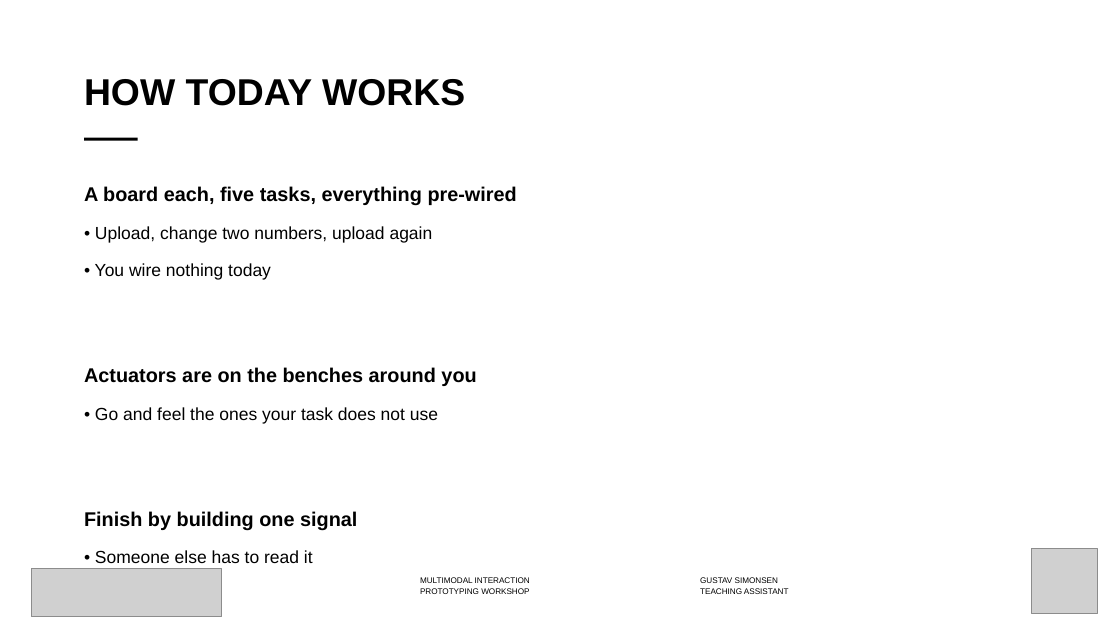
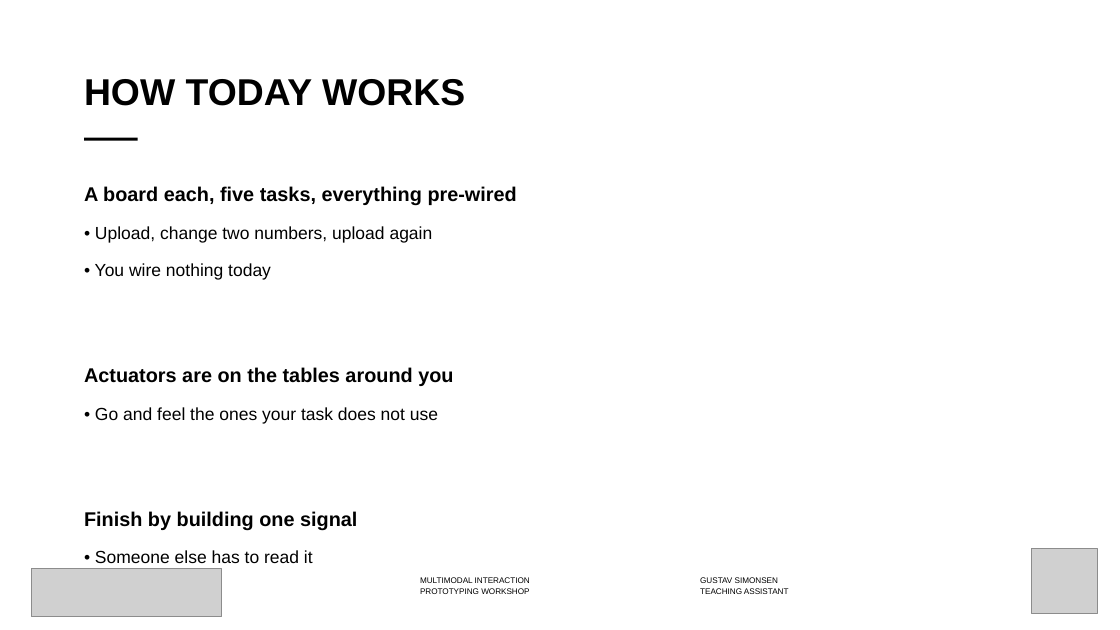
Before and after one commit to labtools-au/multimodal-actuator-workshop, a slide deck: slide 4 of docs/multimodal-actuator-workshop.pptx (slide 3 before the commit). Drawn at 1120x630 pixels with LibreOffice and Linux fonts; fonts in the diff are those of the drawing; grey boxes stand for pictures; background and template pictures are left out. Boxes give left, top, right and bottom in pixels: in the first picture for what was removed or moved away, otherwise in the second. Text is boxed around its words. In the diff, an @@ line names an element or a change of style, - is before the commit and + after.

```diff
--- a/docs/multimodal-actuator-workshop.pptx
+++ b/docs/multimodal-actuator-workshop.pptx
@@ text at (84,367,453,386): text changed @@
-Actuators are on the benches around you
+Actuators are on the tables around you
```
Also in this commit, not shown: 5 slides added, 6 other files.
